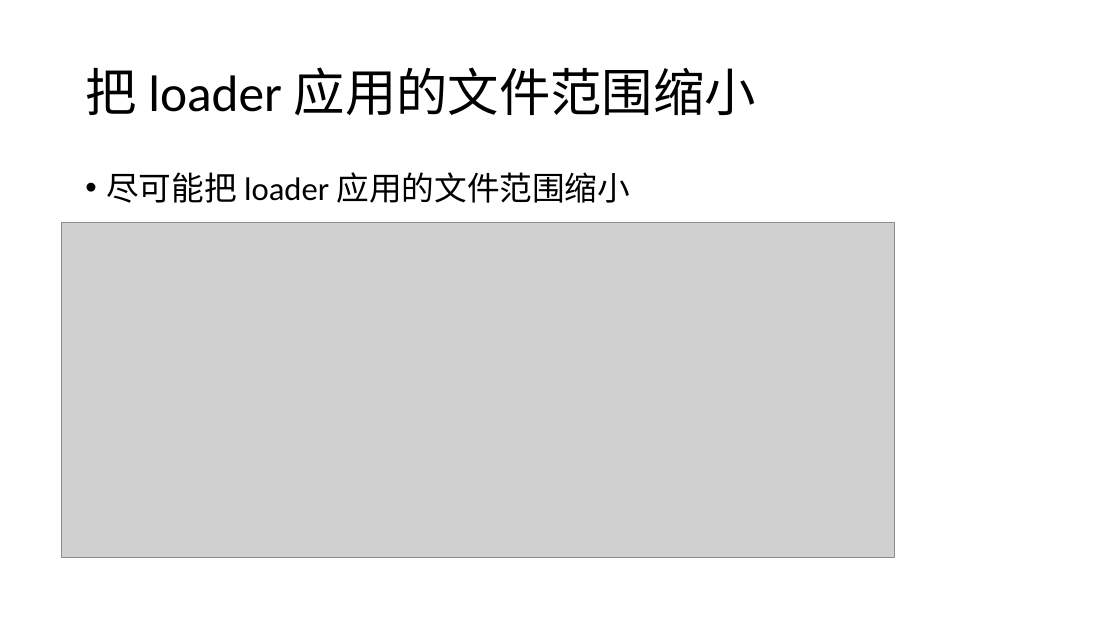
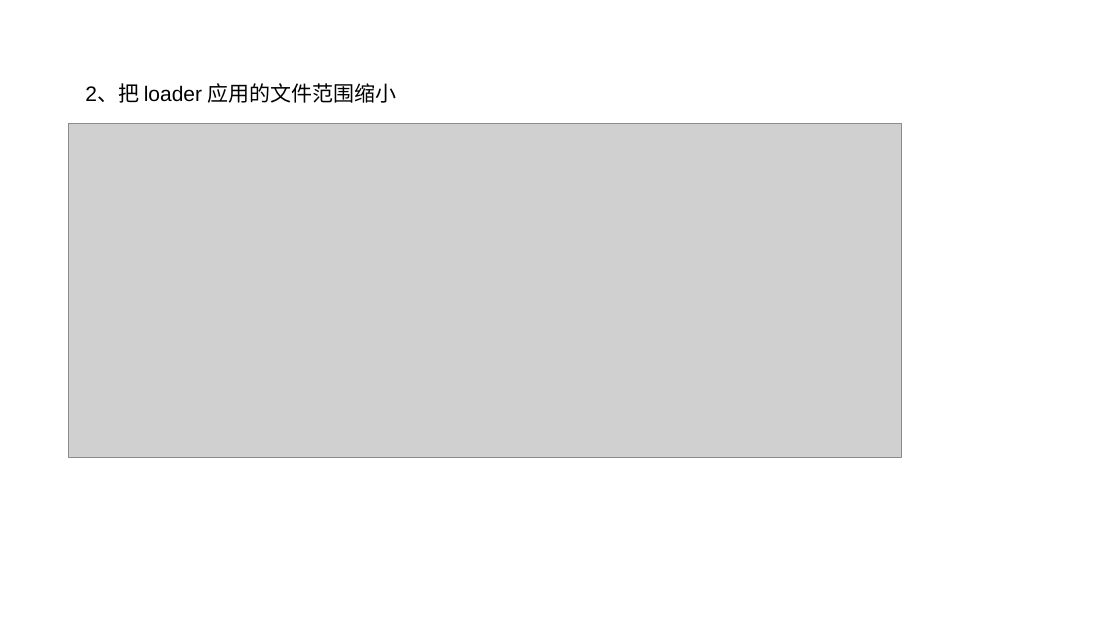
Before and after one commit to SmartWuJun/Demo, a slide deck: slide 13 of webpack.pptx (slide 11 before the commit). Drawn at 1120x630 pixels with LibreOffice and Linux fonts; fonts in the diff are those of the drawing; grey boxes stand for pictures. Boxes give left, top, right and bottom in pixels: in the first picture for what was removed or moved away, otherwise in the second. Text is boxed around its words. In the diff, an @@ line names an element or a change of style, - is before the commit and + after.

```diff
--- a/webpack.pptx
+++ b/webpack.pptx
@@ title at [85, 83, 397, 103]: text changed; size 44 to 18 pt; font Calibri to Arial @@
-把 loader 应用的文件范围缩小
+2、把 loader 应用的文件范围缩小
@@ picture: place and size @@
-picture at [61, 223, 895, 557]
+picture at [68, 124, 902, 458]
@@ text removed at [106, 172, 631, 203] @@
-• 尽可能把 loader 应用的文件范围缩小
```
Also in this commit, not shown: 9 other slides changed, 6 slides added, 2 slides removed, 7 other files.
